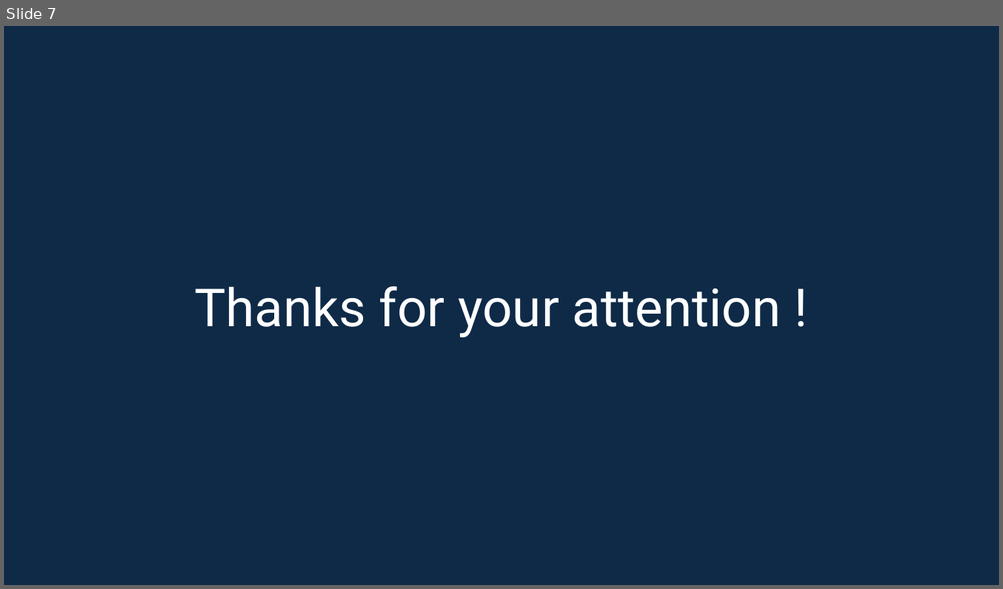
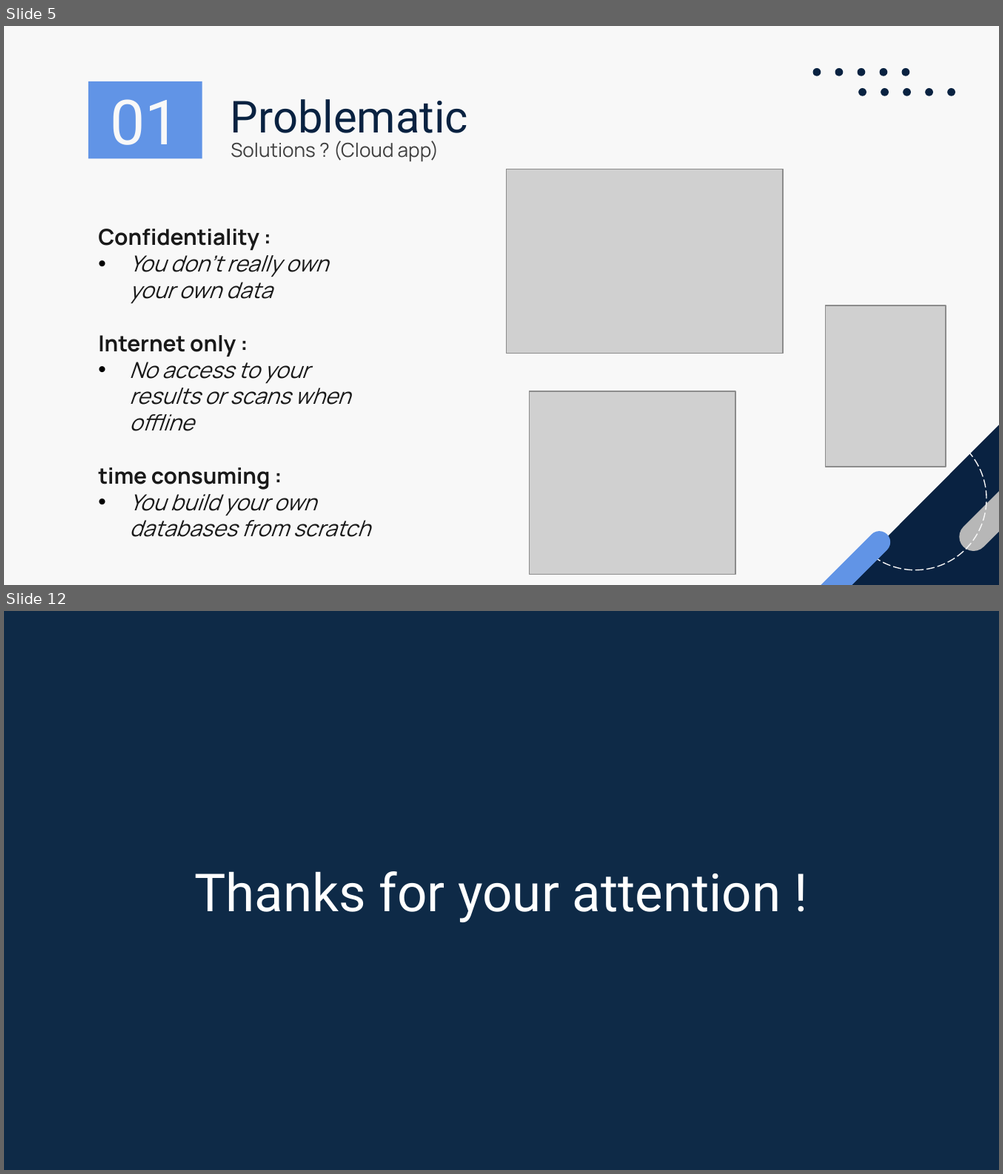
Before and after one commit to Hoferlukaslh/ScholarLog, a slide deck: Documentation/LHO - M5 - Présentation.pptx. Shown one above the other, each under a label of ours: slide 7 before the commit, slides 5 and 12 after it; the slides between them are not shown. The pictures are 1003x589 and 1003x1174 pixels, drawn with LibreOffice and Linux fonts; fonts in the diff are those of the drawing; grey boxes stand for pictures. Boxes give left, top, right and bottom in pixels: in the first picture for what was removed or moved away, otherwise in the second. Text is boxed around its words. In the diff, an @@ line names an element or a change of style, - is before the commit and + after.

```diff
--- a/Documentation/LHO - M5 - Présentation.pptx
+++ b/Documentation/LHO - M5 - Présentation.pptx
@@ slide 5 added at box(4, 26, 999, 585), background #F8F8F8 @@
@@ rectangle added at box(88, 82, 202, 159), fill #6194E6, 45 pt, text #F8F8F8 @@
+01
@@ title added at box(230, 99, 468, 144), 32 pt, text #092241 @@
+Problematic
@@ text added at box(230, 141, 439, 162), 14 pt, text #3E3E3E @@
+Solutions ? (Cloud app)
@@ picture added at box(506, 170, 782, 355) @@
@@ text added at box(98, 229, 370, 537), 16 pt, text #191919, italic @@
+Confidentiality :
+• You don’t really own your own data
+Internet only :
+• No access to your results or scans when offline
+time consuming :
+• You build your own databases from scratch
@@ picture added at box(825, 306, 945, 466) @@
@@ picture added at box(529, 392, 735, 575) @@
@@ group added at box(794, 67, 999, 585): 11 ellipses, 2 rounded rectangles, 1 right triangle @@
@@ what was slide 7 is now slide 12 @@
```
Also in this commit, not shown: 5 slides changed, 5 other slides added, 1 slide removed, 2 other files.
